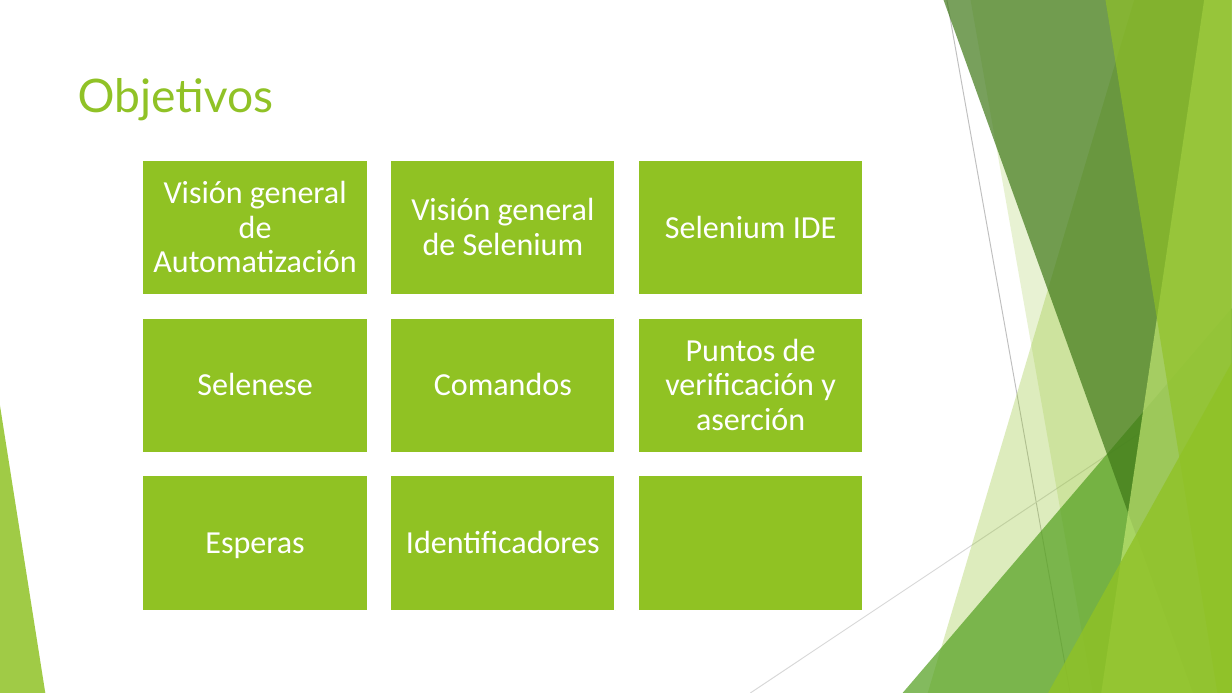
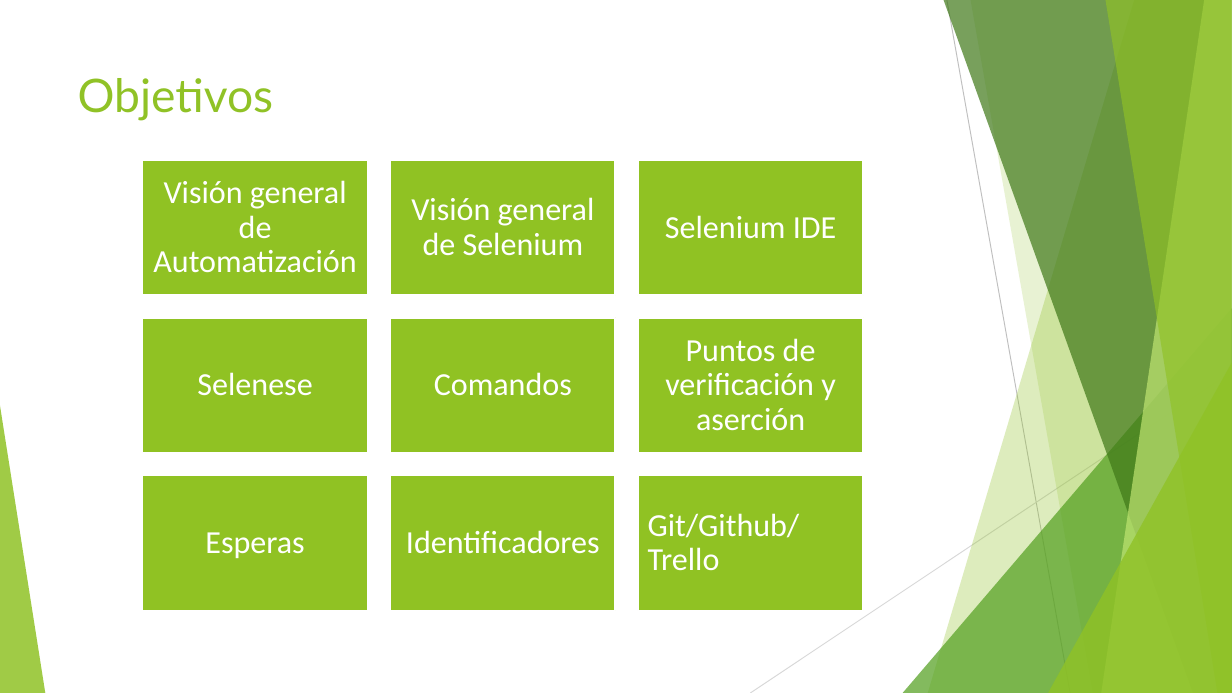
Before and after one commit to jomarnavarro/intro_automation, a slide deck: slide 2 of presentaciones/Selenium, session 1.pptx. Drawn at 1232x693 pixels with LibreOffice and Linux fonts; fonts in the diff are those of the drawing. Boxes give left, top, right and bottom in pixels: in the first picture for what was removed or moved away, otherwise in the second. Text is boxed around its words. In the diff, an @@ line names an element or a change of style, - is before the commit and + after.

Commit message:
Updated intro automation ppt to include github and trello

```diff
--- a/presentaciones/Selenium, session 1.pptx
+++ b/presentaciones/Selenium, session 1.pptx
@@ text added at (x1=648, y1=513, x2=800, y2=571), 25 pt, text #FFFFFF @@
+Git/Github/Trello
```
Also in this commit, not shown: 5 slides added.
